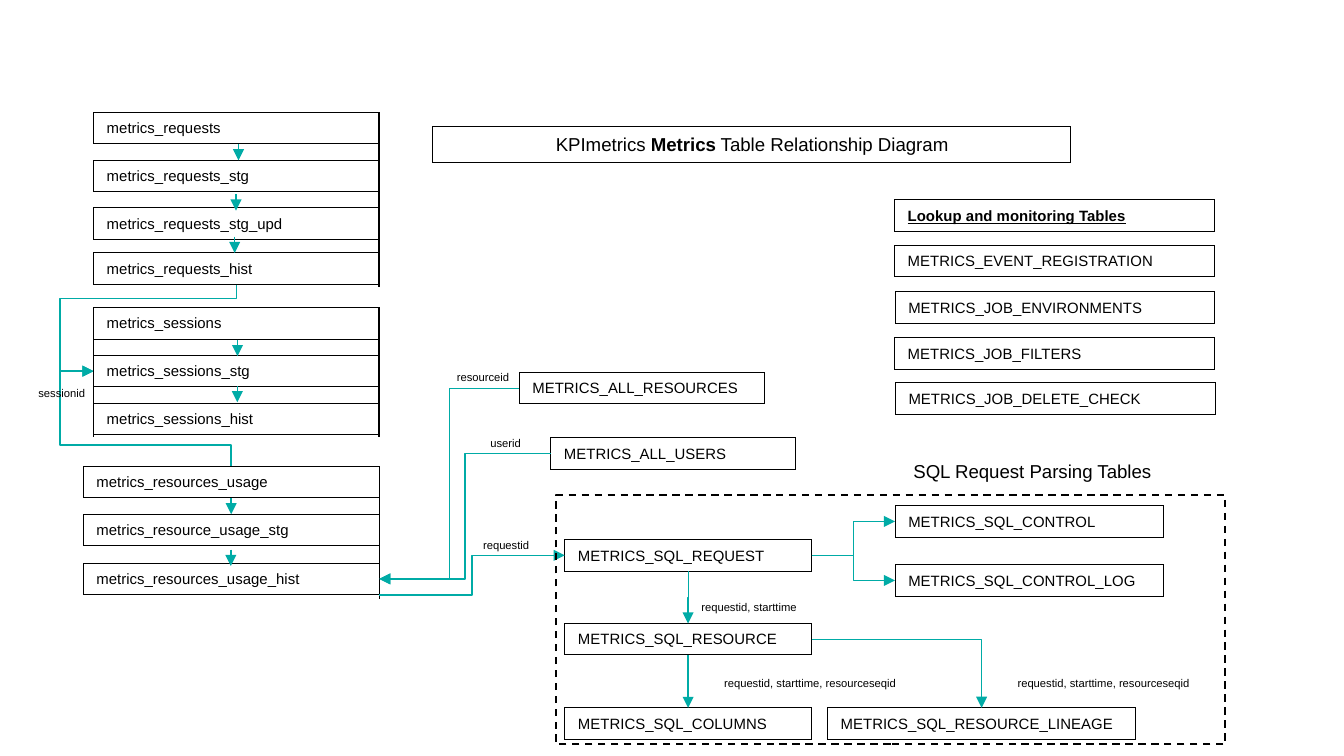
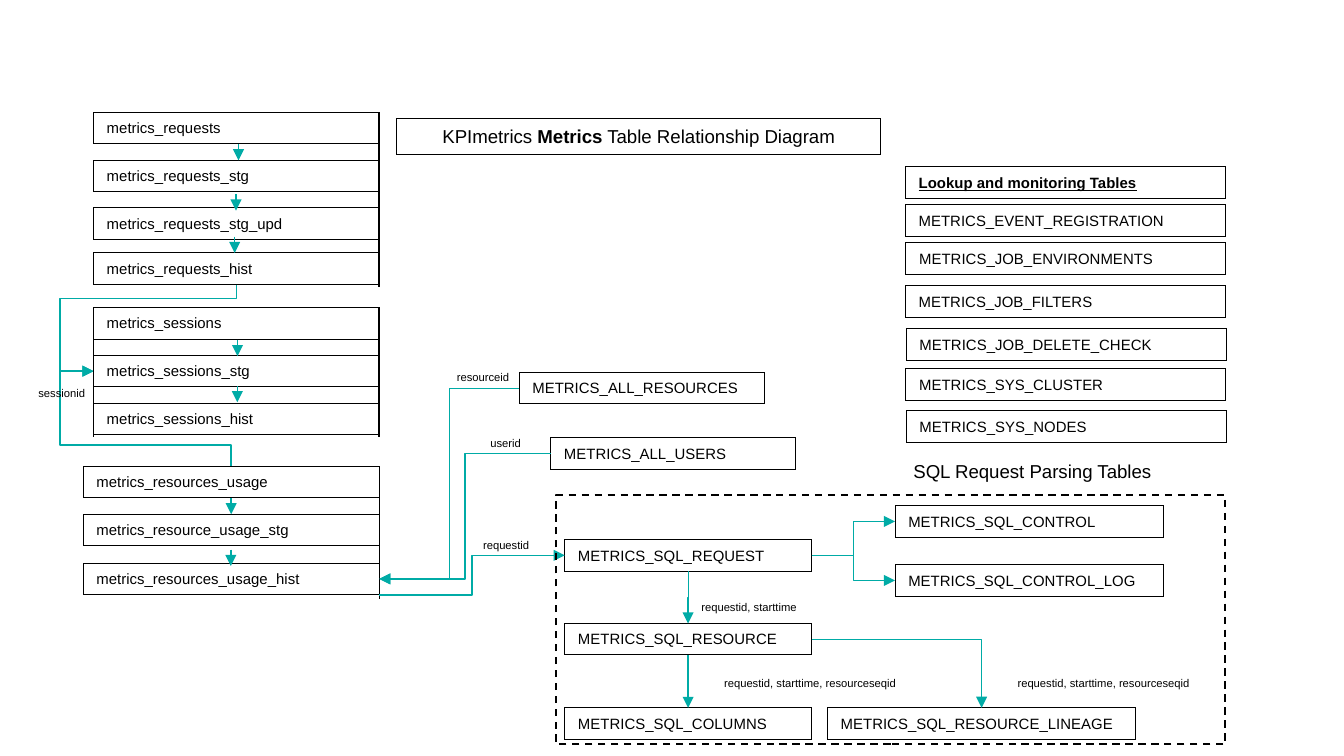
Before and after one commit to TIBCOSoftware/ASAssets_KPI, a slide deck: slide 21 of DocumentationSource/2022Q201/KPI Metrics Overview.pptx. Drawn at 1344x756 pixels with LibreOffice and Linux fonts; fonts in the diff are those of the drawing; background and template pictures are left out. Boxes give left, top, right and bottom in pixels: in the first picture for what was removed or moved away, otherwise in the second. Text is boxed around its words. In the diff, an @@ line names an element or a change of style, - is before the commit and + after.

```diff
--- a/DocumentationSource/2022Q201/KPI Metrics Overview.pptx
+++ b/DocumentationSource/2022Q201/KPI Metrics Overview.pptx
@@ rectangle "KPImetrics Metrics Table Relationship Diagram": place and size @@
-rectangle "KPImetrics Metrics Table Relationship Diagram" at bbox=[433, 126, 1071, 163]
+rectangle "KPImetrics Metrics Table Relationship Diagram" at bbox=[396, 118, 880, 155]
@@ rectangle "Lookup and monitoring Tables": place and size @@
-rectangle "Lookup and monitoring Tables" at bbox=[895, 200, 1215, 233]
+rectangle "Lookup and monitoring Tables" at bbox=[906, 167, 1226, 199]
@@ rectangle "METRICS_EVENT_REGISTRATION": place and size @@
-rectangle "METRICS_EVENT_REGISTRATION" at bbox=[895, 246, 1215, 278]
+rectangle "METRICS_EVENT_REGISTRATION" at bbox=[906, 204, 1226, 237]
@@ rectangle "METRICS_JOB_ENVIRONMENTS": place and size @@
-rectangle "METRICS_JOB_ENVIRONMENTS" at bbox=[895, 292, 1215, 324]
+rectangle "METRICS_JOB_ENVIRONMENTS" at bbox=[906, 243, 1226, 276]
@@ rectangle "METRICS_JOB_FILTERS": place and size @@
-rectangle "METRICS_JOB_FILTERS" at bbox=[895, 337, 1215, 370]
+rectangle "METRICS_JOB_FILTERS" at bbox=[906, 286, 1226, 319]
@@ rectangle "METRICS_JOB_DELETE_CHECK": place and size @@
-rectangle "METRICS_JOB_DELETE_CHECK" at bbox=[895, 383, 1215, 415]
+rectangle "METRICS_JOB_DELETE_CHECK" at bbox=[906, 329, 1226, 362]
@@ rectangle added at bbox=[906, 370, 1226, 402], outline #000000 0.75 pt, 8 pt, text #000000 @@
+METRICS_SYS_CLUSTER
@@ rectangle added at bbox=[906, 411, 1226, 444], outline #000000 0.75 pt, 8 pt, text #000000 @@
+METRICS_SYS_NODES
```
Also in this commit, not shown: 3 other slides changed, 5 other files.
